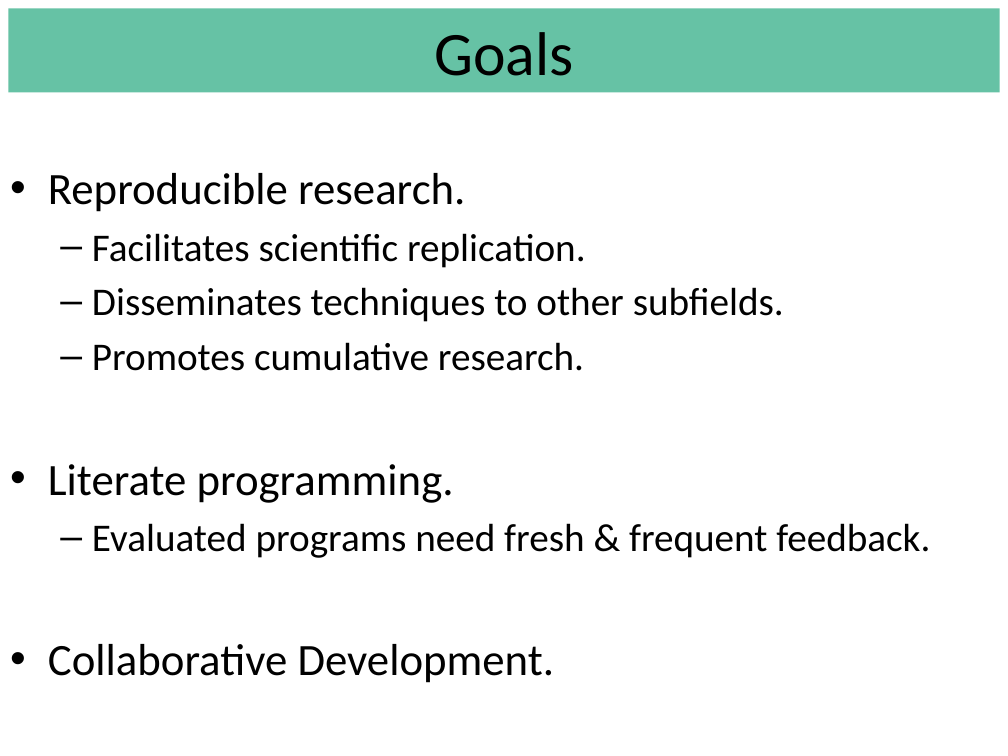
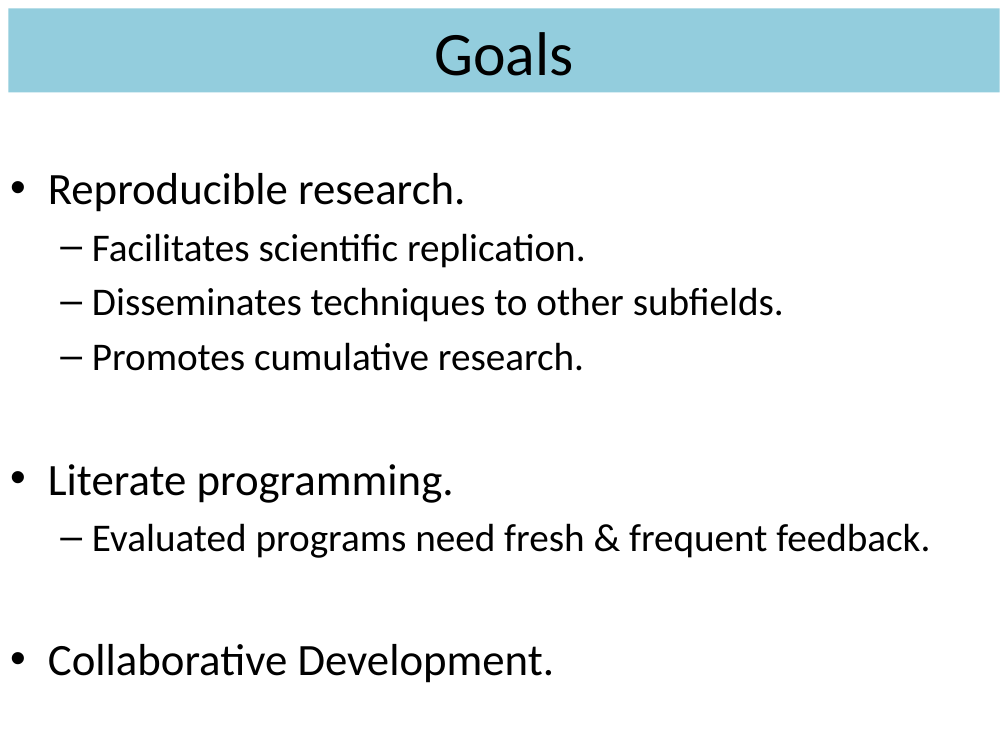
Before and after one commit to OuhscBbmc/StatisticalComputing, a slide deck: slide 40 of 2014_Presentations/09_September/LiterateProgrammingPatternsAndPracticesWithREDCap.pptx (slide 34 before the commit). Drawn at 1008x756 pixels with LibreOffice and Linux fonts; fonts in the diff are those of the drawing. Boxes give left, top, right and bottom in pixels: in the first picture for what was removed or moved away, otherwise in the second. Text is boxed around its words. In the diff, an @@ line names an element or a change of style, - is before the commit and + after.

```diff
--- a/2014_Presentations/09_September/LiterateProgrammingPatternsAndPracticesWithREDCap.pptx
+++ b/2014_Presentations/09_September/LiterateProgrammingPatternsAndPracticesWithREDCap.pptx
@@ title "Goals" at [8,8,999,92]: fill #66C2A5 to #93CDDD @@
```
Also in this commit, not shown: 10 other slides changed, 7 slides added.
